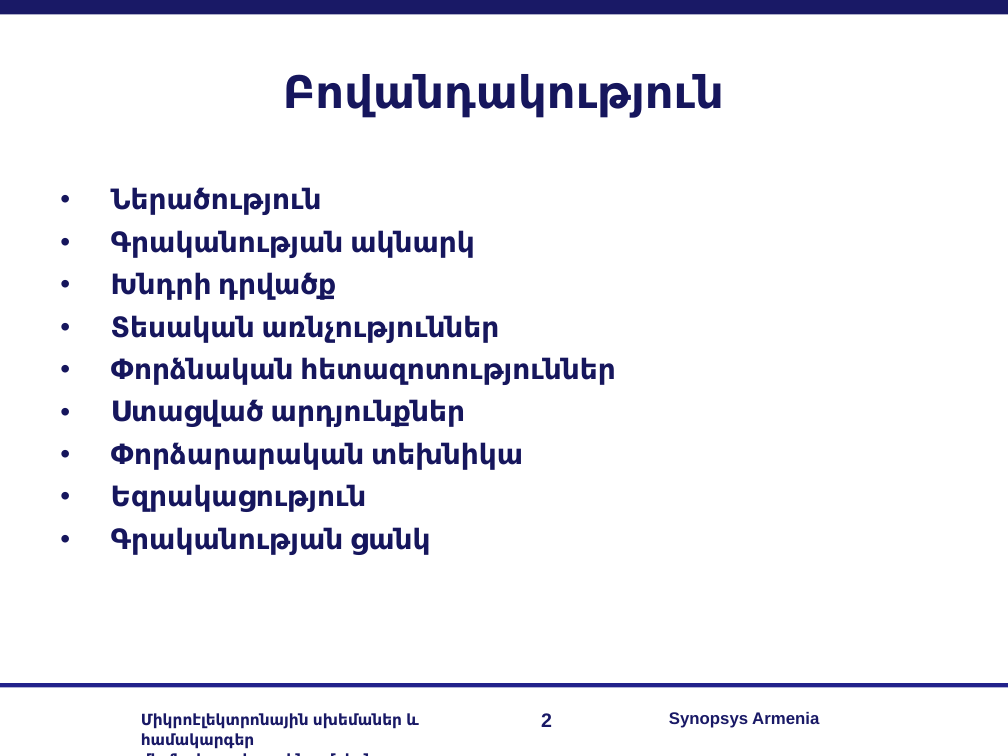
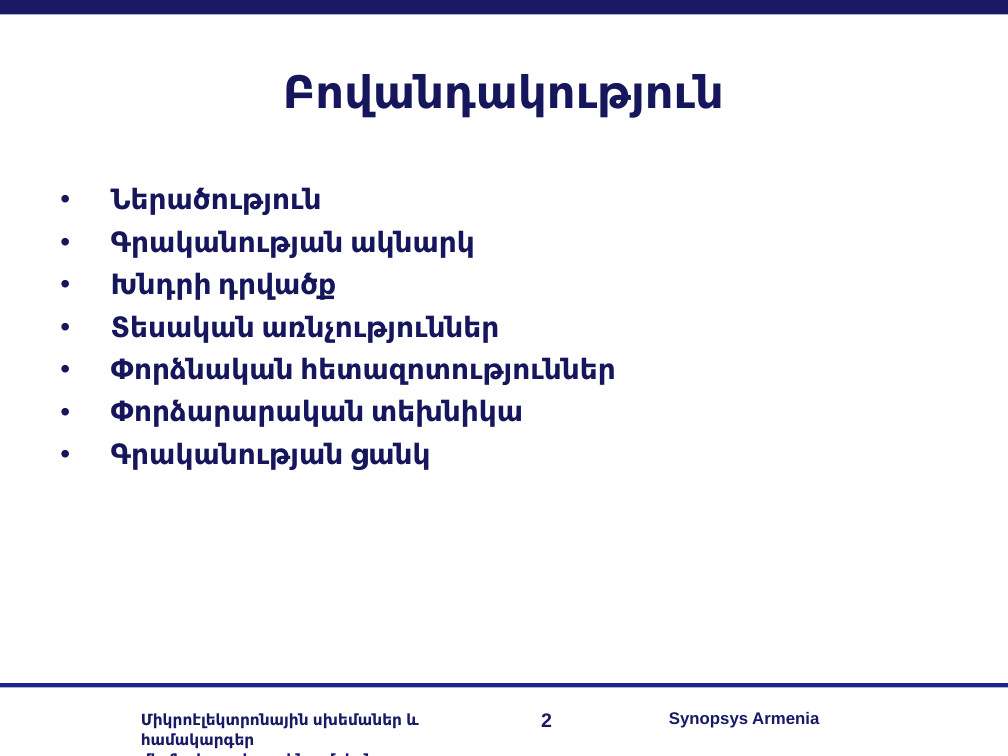
Before and after one commit to RazKarapetyan/Master_thesis, a slide deck: slide 2 of My real work/my_master_slides.ppt. Drawn at 1008x756 pixels with LibreOffice and Linux fonts; fonts in the diff are those of the drawing; background and template pictures are left out. Boxes give left, top, right and bottom in pixels: in the first picture for what was removed or moved away, otherwise in the second. Text is boxed around its words. In the diff, an @@ line names an element or a change of style, - is before the commit and + after.

```diff
--- a/My real work/my_master_slides.ppt
+++ b/My real work/my_master_slides.ppt
@@ text at [111,399,465,427]: paragraph removed @@
-• Ստացված արդյունքներ
@@ text at [111,484,367,512]: paragraph removed @@
-• Եզրակացություն
```
Also in this commit, not shown: 2 slides added.
